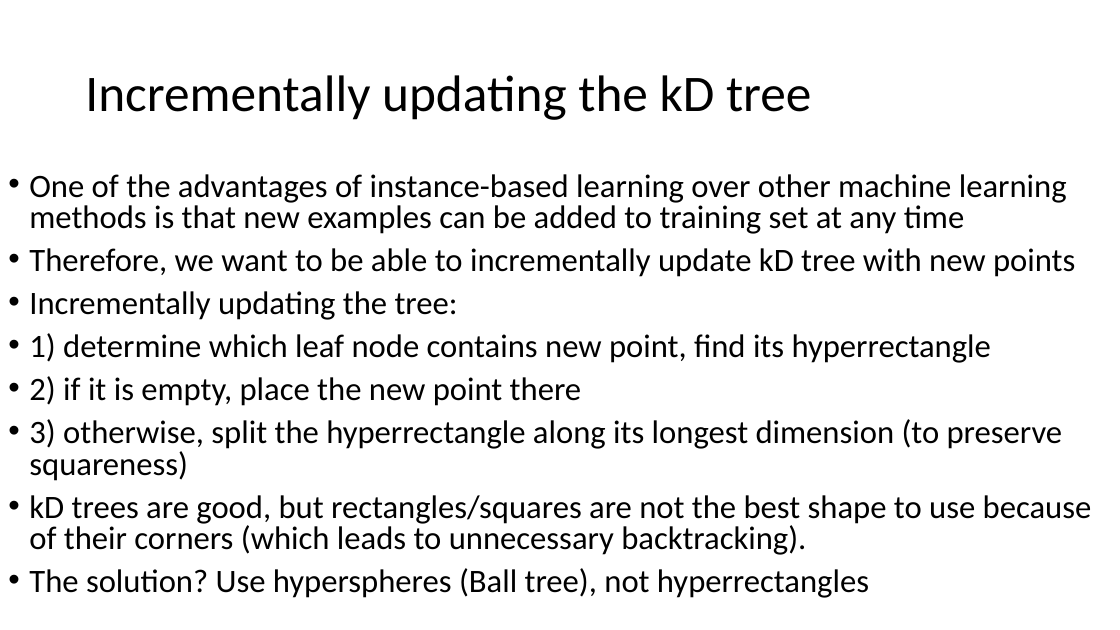
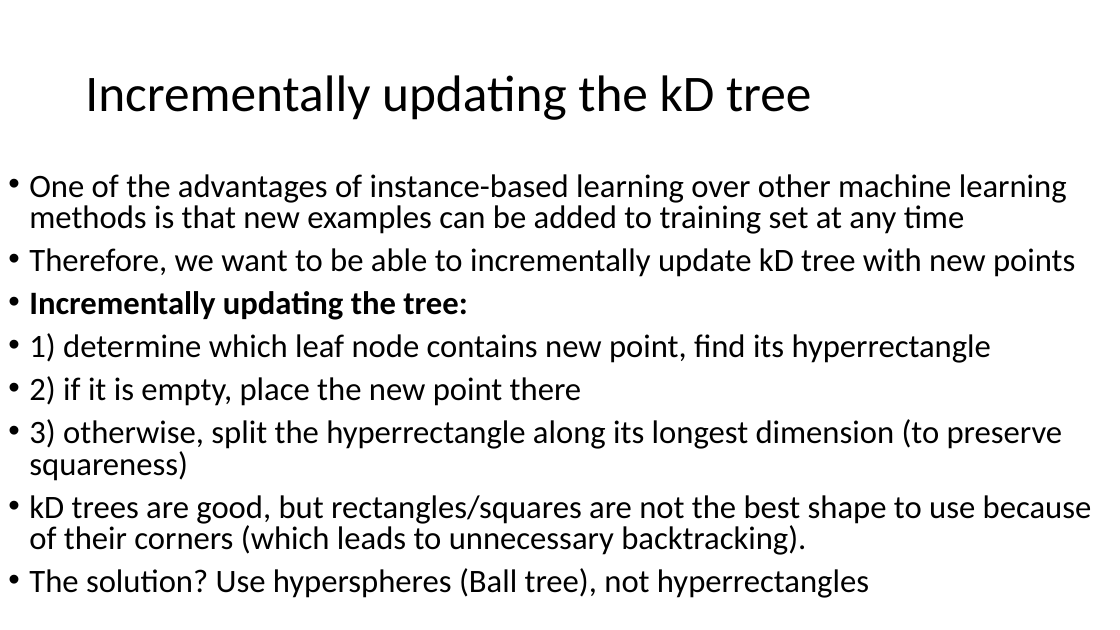
Before and after one commit to russellu/cs405, a slide deck: slide 7 of Lecture_10.pptx. Drawn at 1120x630 pixels with LibreOffice and Linux fonts; fonts in the diff are those of the drawing. Boxes give left, top, right and bottom in pixels: in the first picture for what was removed or moved away, otherwise in the second. Text is boxed around its words. In the diff, an @@ line names an element or a change of style, - is before the commit and + after.

```diff
--- a/Lecture_10.pptx
+++ b/Lecture_10.pptx
@@ text at (x1=29, y1=291, x2=467, y2=320): bold on in "Incrementally updating the tree:" @@
```
Also in this commit, not shown: 10 other slides changed, 4 slides added, 1 slide removed, 3 other files.
